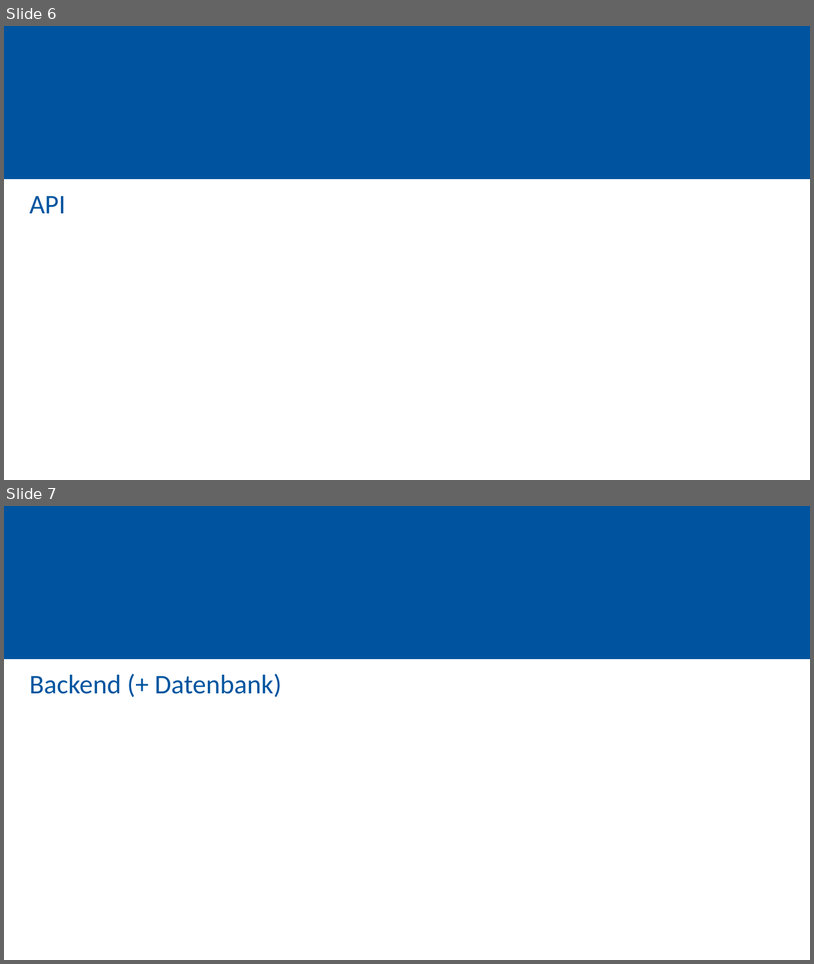
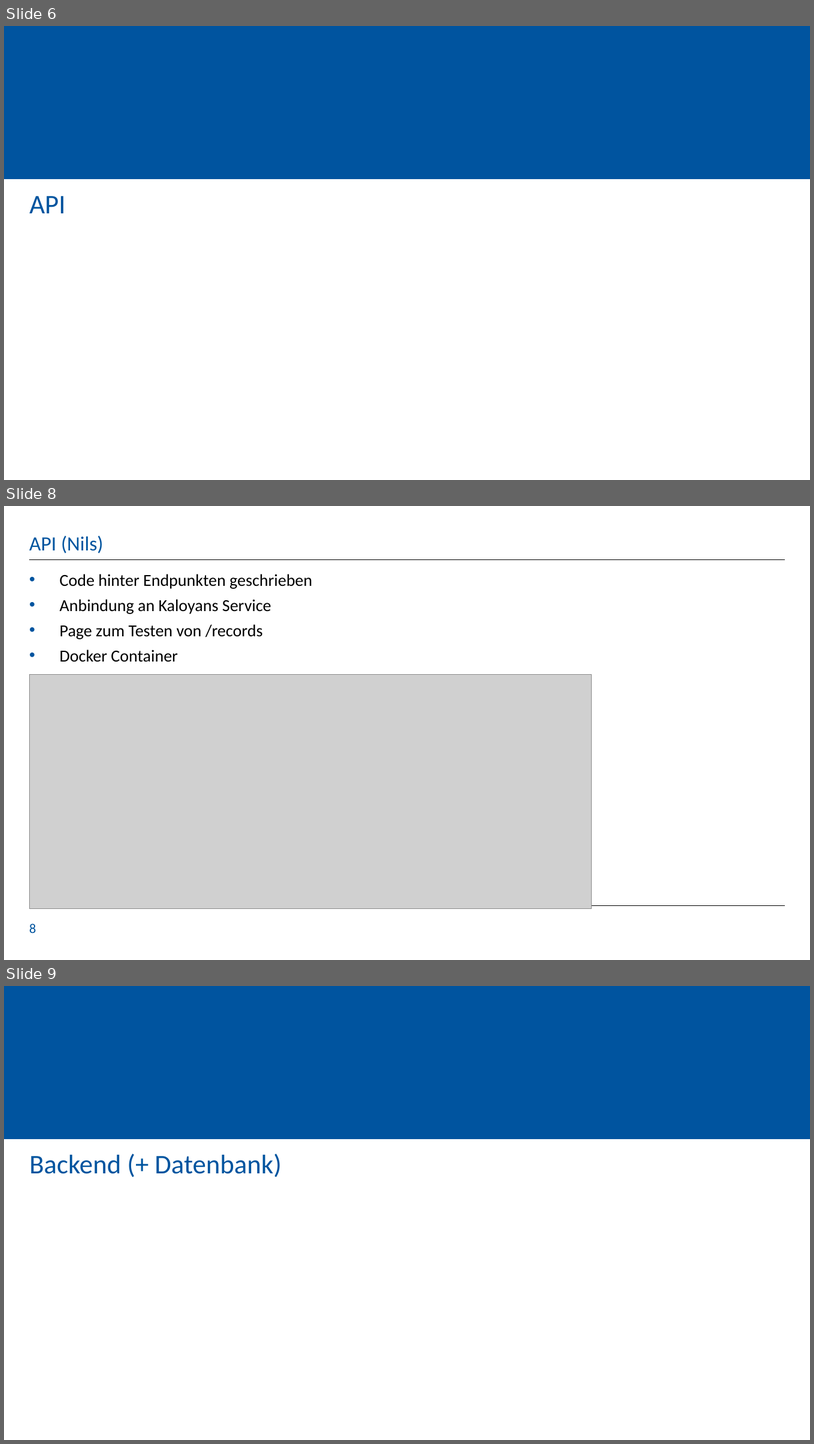
Before and after one commit to KaloyanT/gdis_test_suite, a slide deck: orga/Sprint_4_Presentation(Alpha).pptx. Shown one above the other, each under a label of ours: slides 6 and 7 before the commit, slides 6, 8 and 9 after it; the slides between them are not shown. The pictures are 814x964 and 814x1444 pixels, drawn with LibreOffice and Linux fonts; fonts in the diff are those of the drawing; grey boxes stand for pictures; background and template pictures are left out. Boxes give left, top, right and bottom in pixels: in the first picture for what was removed or moved away, otherwise in the second. Text is boxed around its words. In the diff, an @@ line names an element or a change of style, - is before the commit and + after.

```diff
--- a/orga/Sprint_4_Presentation(Alpha).pptx
+++ b/orga/Sprint_4_Presentation(Alpha).pptx
@@ slide 8 added at [4, 506, 810, 960], background #FFFFFF @@
@@ title added at [29, 535, 104, 553], 24 pt, text #00549F @@
+API (Nils)
@@ line added from (29, 560) to (785, 560), #000000 0.5 pt @@
@@ text added at [60, 574, 312, 662], 20 pt, text #000000 @@
+• Code hinter Endpunkten geschrieben
+• Anbindung an Kaloyans Service
+• Page zum Testen von /records
+• Docker Container
@@ picture added at [29, 675, 592, 909] @@
@@ line added from (29, 906) to (785, 906), #000000 0.5 pt @@
@@ page number added at [29, 923, 36, 933], 16 pt, text #00549F @@
+8
@@ what was slide 7 is now slide 9 @@
```
Also in this commit, not shown: 1 slide changed, 1 other slide added.
